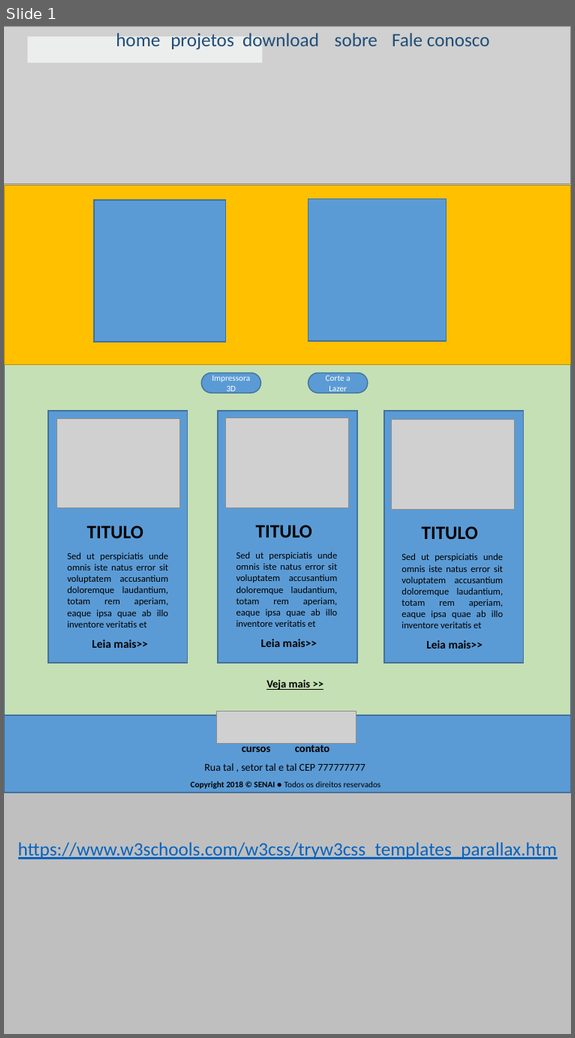
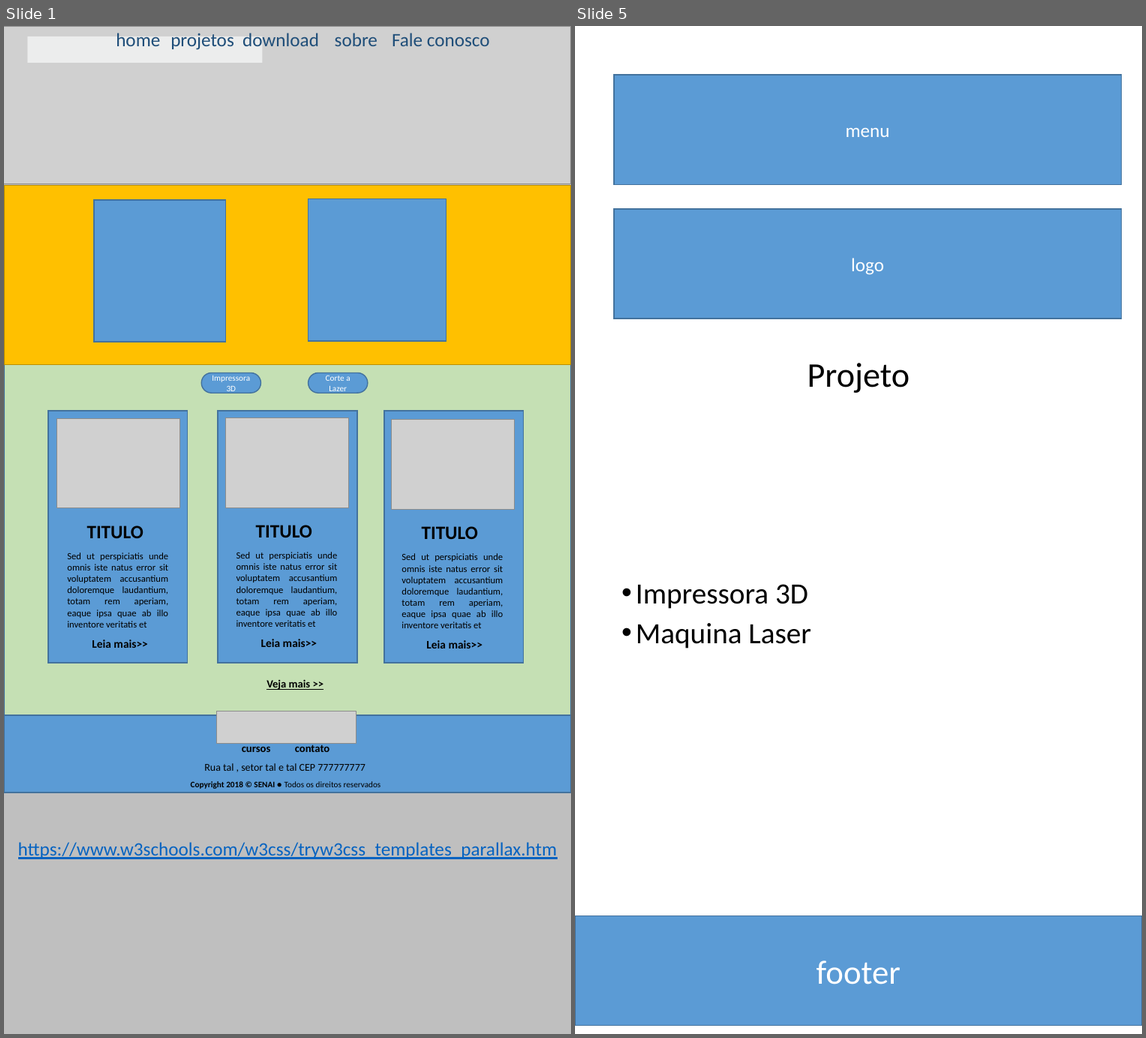
Before and after one commit to WescleyLemos/HOTSITE_SENAI_LAB, a slide deck: wireframe/Projeto-Lab-Senai.pptx. Shown side by side, each under a label of ours: slide 1 before the commit, slides 1 and 5 after it; the slides between them are not shown. The pictures are 575x1038 and 1146x1038 pixels, drawn with LibreOffice and Linux fonts; fonts in the diff are those of the drawing; grey boxes stand for pictures. Boxes give left, top, right and bottom in pixels: in the first picture for what was removed or moved away, otherwise in the second. Text is boxed around its words. In the diff, an @@ line names an element or a change of style, - is before the commit and + after.

```diff
--- a/wireframe/Projeto-Lab-Senai.pptx
+++ b/wireframe/Projeto-Lab-Senai.pptx
@@ slide 5 added at (575, 26, 1142, 1034), background #FFFFFF @@
@@ rectangle added at (614, 76, 1122, 185), fill #5B9BD5, outline #43739E 1 pt, 18 pt, text #FFFFFF @@
+menu
@@ rectangle added at (614, 209, 1122, 318), fill #5B9BD5, outline #43739E 1 pt, 18 pt, text #FFFFFF @@
+logo
@@ title added at (807, 363, 910, 393), 33 pt, text #000000 @@
+Projeto
@@ text added at (636, 584, 811, 648), 28 pt, text #000000 @@
+• Impressora 3D
+• Maquina Laser
@@ rectangle added at (575, 916, 1142, 1026), fill #5B9BD5, outline #43739E 1 pt, 32 pt, text #FFFFFF @@
+footer
```
Also in this commit, not shown: 3 other slides added.
